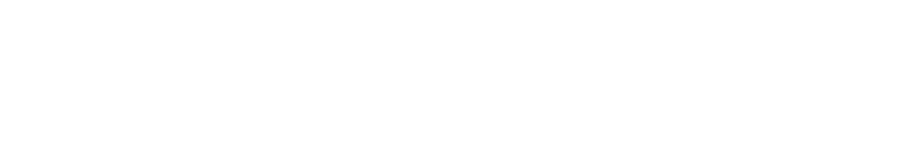
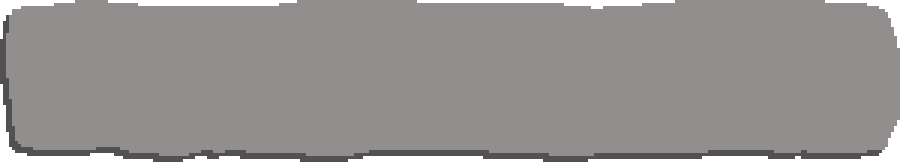
Revision of a layered 900 x 162 image; what changed, layer by layer:
painted on "Layer 1" over <box>0,0,900,162</box>
added layer "Layer 1 copy" above "Background" over <box>0,6,894,162</box>
